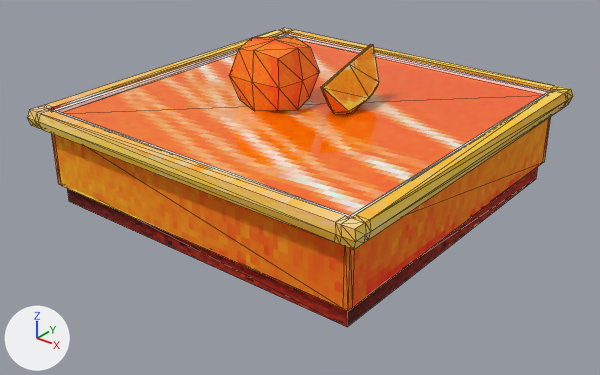
An edit to the glTF model public/models/cake/scene.gltf, drawn before and after from the same camera.
Camera for both pictures: a 50 mm camera at (2.77, -3.55, 1.91) aimed at (0.05, -0.15, -0.2). The lights are fixed; the arrows at lower left show +X, +Y and +Z. The picture after the commit comes second. Mesh edges are drawn as thin lines. Where no turn or scale is listed for an object, it has been applied to the vertices. Vertices at exactly the same position are counted once.
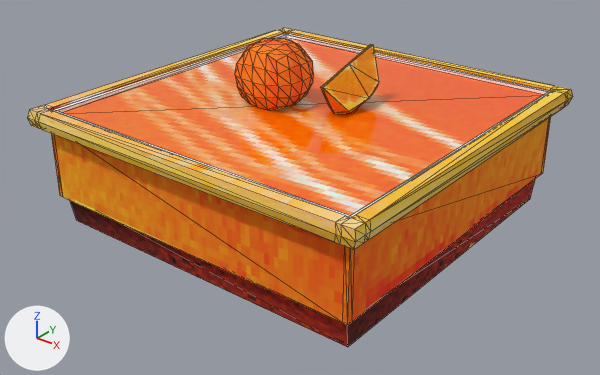
Location of each change, [x1, y1, x2, y2] in pixels of the pictures (600 x 375 px; the box of a moved part takes in the faces that stretch with it):
'Cube', reshaped (7% taller)
    before: [27, 28, 573, 327]
    after: [27, 28, 573, 347]
part 1 of me_cube, moved or reshaped
    before: [51, 117, 551, 327]
    after: [51, 117, 551, 347]
part 2 of me_cube, cut back
    before: [229, 37, 319, 111]
    after: [235, 38, 313, 110]

What changed in the scene script:
```text
Change me_cube:
    used by ob_cube; location = (0.0, 0.0, 0.0)
    remove me_cube.from_pydata(...)  # 185 vertices, 358 faces; spans x -1.11..1.11, y -1.12..1.11, z -0.29..0.62
    add me_cube.from_pydata(...)  # 257 vertices, 502 faces; spans x -1.11..1.11, y -1.12..1.11, z -0.42..0.62
    me_cube part 1
    17 vertices in x -1.03..1.03, y -1.03..1.03, z -0.17 move by (0.0, 0.0, -0.08)
    4 vertices move from x -1.0..1.0, y -1.0..1.0, z -0.29 to x -0.99..0.99, y -0.97..0.97, z -0.42
    me_cube part 2
    20 vertices are removed from x -0.37..0.0, y -0.27..0.09, z 0.25..0.61
    48 faces are deleted
    92 vertices are added at x -0.38..0.01, y -0.28..0.1, z 0.24..0.61
    192 new faces join them
```
